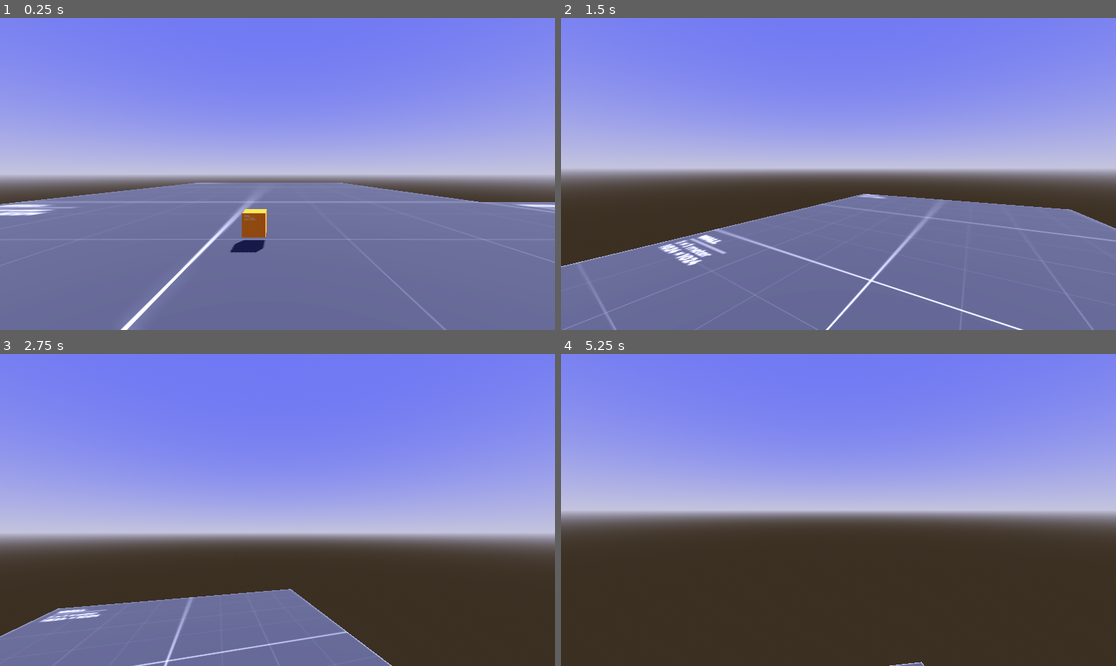
Above: before the commit, frames 1-4 (two rows, left to right).
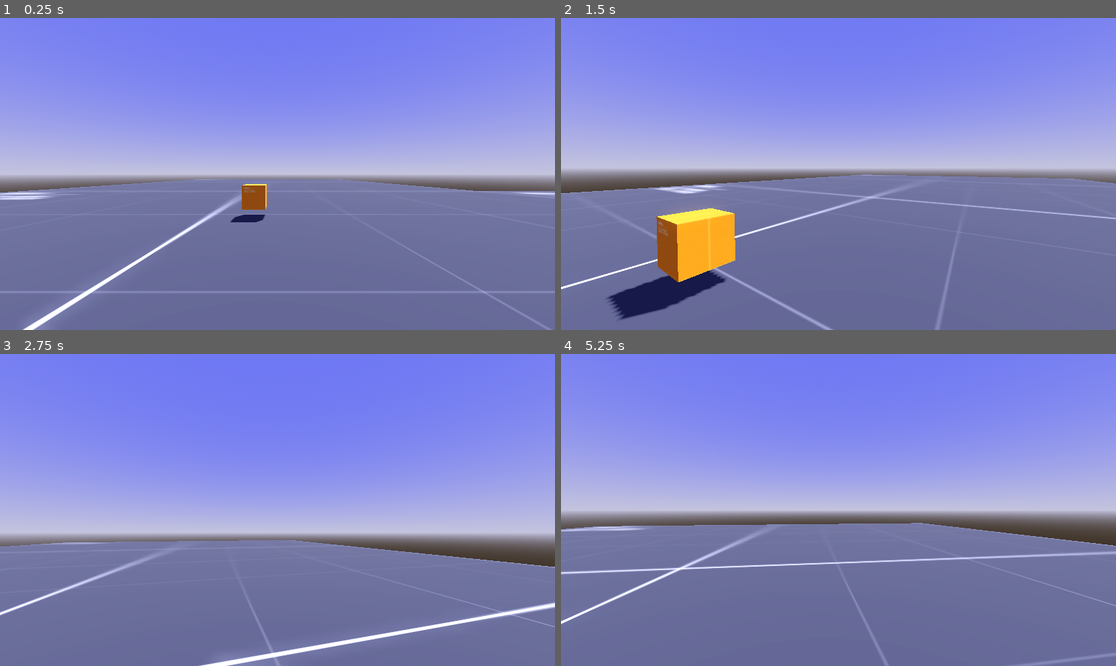
Above: after the commit, the same moments.

Repository: InffRittern/godot-test-project
Game: Godot game, scene res://levels/aperture_lab.tscn
Same seed, same stepped clock (60 frames per second), same inputs: the game is played once before the commit and once after it.
Inputs (mouse positions are in pixels of both pictures, inside the frame that each line leads up to):
- Up to frame 1 (0.25 s): no input
- Up to frame 2 (1.5 s): move the mouse to (866, 174) at 0.52 s; hold W (move_forward) from 0.53 s (still down); tap Space (jump) at 0.6, 0.77, 1.07, 1.35 s; move the mouse to (810, 174) at 1.27 s
- Up to frame 3 (2.75 s): keep holding W (move_forward); tap Space (jump) at 1.52, 1.82, 2.1 s; move the mouse to (288, 503) at 2.02 s
- Up to frame 4 (5.25 s): keep holding W (move_forward); move the mouse to (832, 516) at 2.77 s; tap Space (jump) at 2.85, 3.02, 3.32, 3.6, 3.77, 4.07, 4.35, 4.52, 4.82, 5.1 s; move the mouse to (877, 513) at 3.52 s; move the mouse to (794, 506) at 4.27 s; move the mouse to (844, 510) at 5.02 s

The runs differ from the first frame. In frame 1, 5.5% of the frame differs, in the area x 0-100%, y 51-100%; in frame 2, 17%; in frame 3, 26%; in frame 4, 44%, in the area x 0-100%, y 54-100%.

Commit message:
fix gravity

Diff:
--- a/project.godot
+++ b/project.godot
@@ -86,7 +86,6 @@
 
 3d/run_on_separate_thread=true
 3d/physics_engine="GodotPhysics3D"
-3d/default_gravity=9.8
 
 [rendering]
 
--- a/scripts/FpsController.gd
+++ b/scripts/FpsController.gd
@@ -2,6 +2,7 @@
 
 
 var gravity = ProjectSettings.get_setting("physics/3d/default_gravity")
+var gravity_vector = ProjectSettings.get_setting('physics/3d/default_gravity_vector')
 @export var max_speed: float = 10
 @export var acceleration: float = 70
 @export var friction: float = 60
@@ -79,8 +80,9 @@
 			velocity.z = velocity.move_toward(Vector3.ZERO, air_friction * delta).z
 
 func apply_gravity(delta: float):
+	# TODO gravity hack need fix
 	velocity.y += -gravity * delta
-	velocity.y = clamp(velocity.y, gravity, jump_impolse)
+	velocity.y = clamp(velocity.y, -gravity, jump_impolse)
 	print(gravity)
 	print(velocity.y)
 
